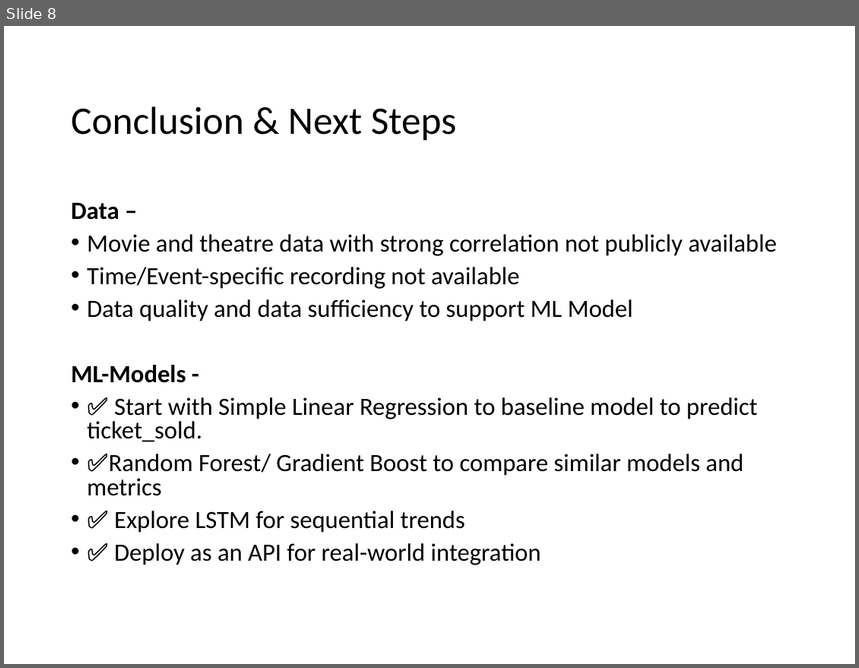
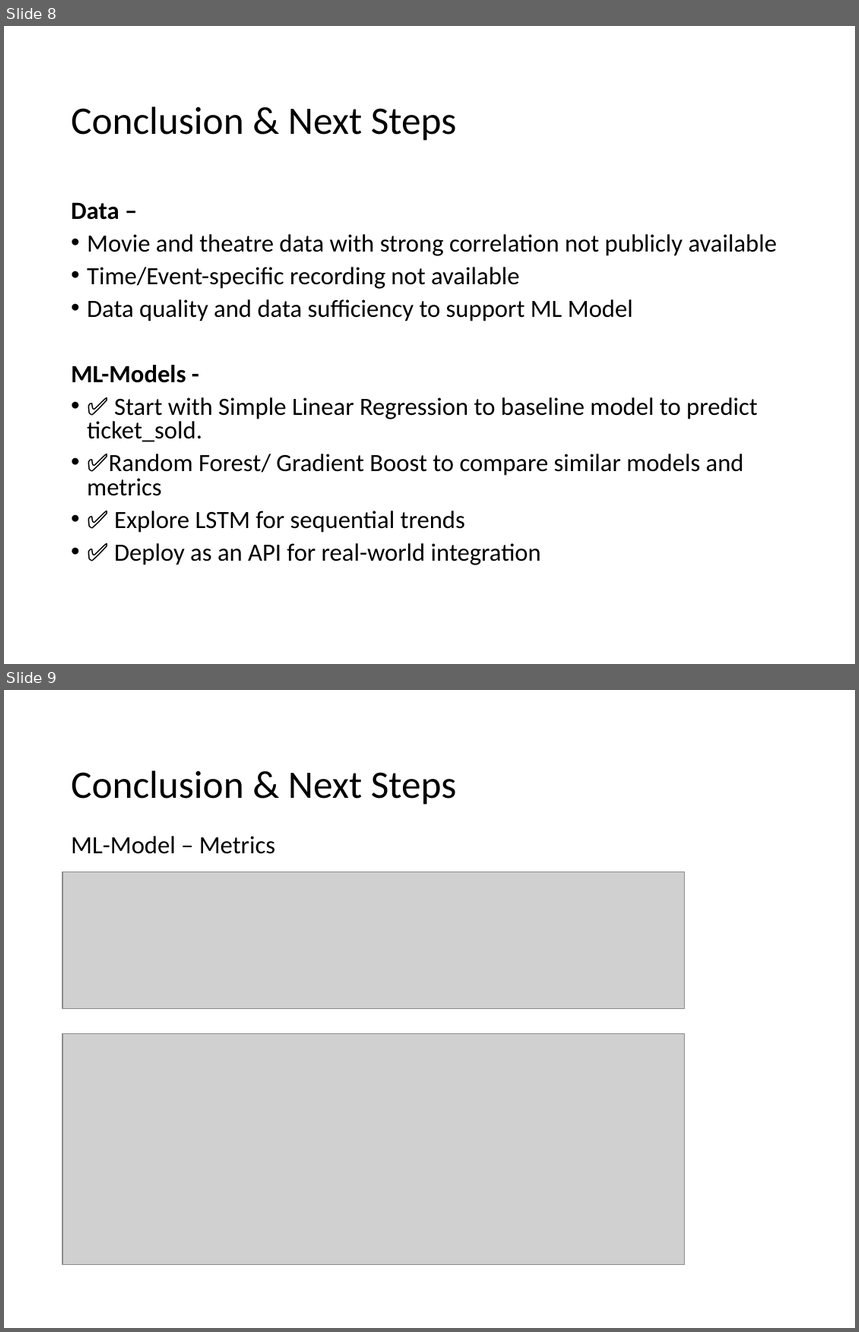
Before and after one commit to bharat15-ml/PVR_Movie_Project, a slide deck: Theatre_Seat_Occupancy.pptx. Shown one above the other, each under a label of ours: slide 8 before the commit, slides 8 and 9 after it. The pictures are 859x668 and 859x1332 pixels, drawn with LibreOffice and Linux fonts; fonts in the diff are those of the drawing; grey boxes stand for pictures. Boxes give left, top, right and bottom in pixels: in the first picture for what was removed or moved away, otherwise in the second. Text is boxed around its words. In the diff, an @@ line names an element or a change of style, - is before the commit and + after.

```diff
--- a/Theatre_Seat_Occupancy.pptx
+++ b/Theatre_Seat_Occupancy.pptx
@@ slide 9 added at (4,690,855,1328), background #FFFFFF @@
@@ title added at (71,771,457,805), 33 pt, text #000000 @@
+Conclusion & Next Steps
@@ text added at (71,836,275,854), 21 pt, text #000000 @@
+ML-Model – Metrics
@@ picture added at (63,872,685,1009) @@
@@ picture added at (63,1034,685,1265) @@
```
Also in this commit, not shown: 2 slides changed.
